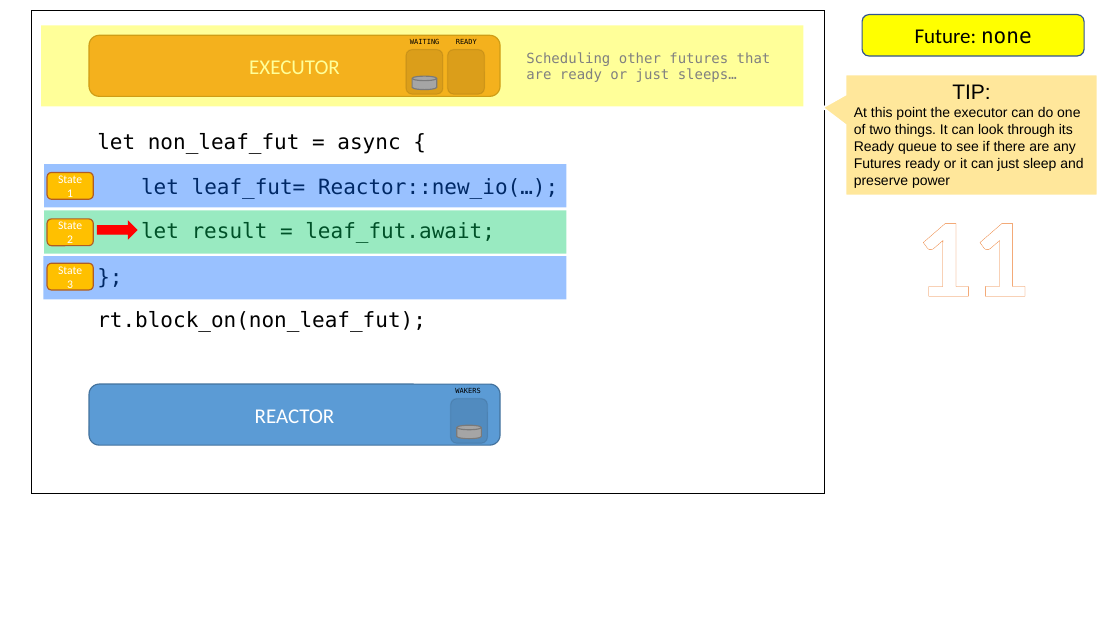
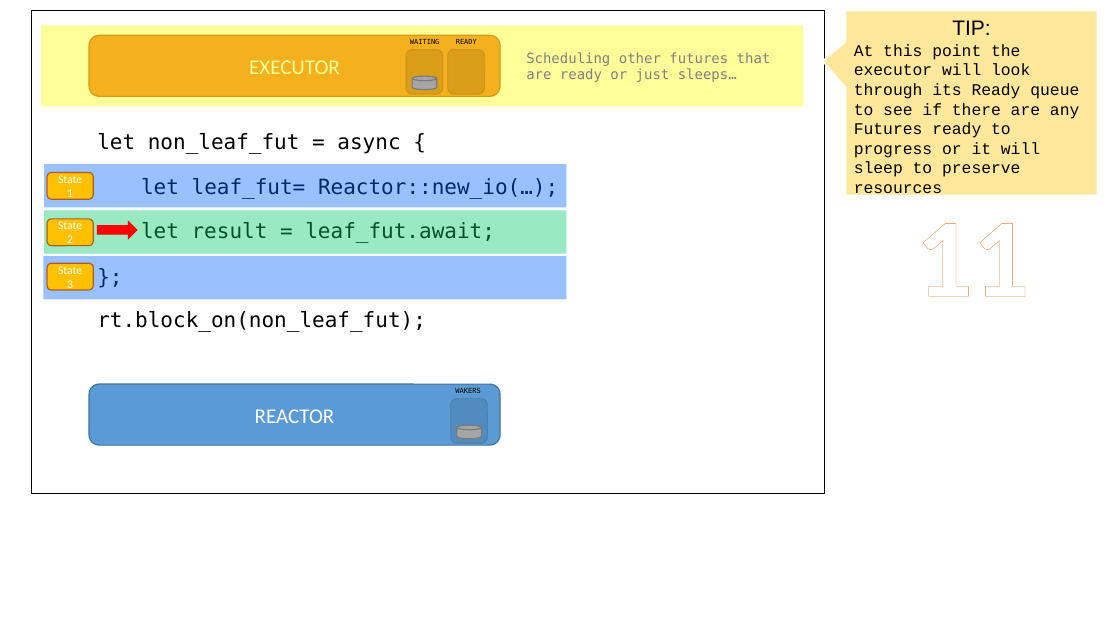
Before and after one commit to pedromfedricci/books-futures-explained, a slide deck: slide 12 of resources/futures_animation.pptx. Drawn at 1120x630 pixels with LibreOffice and Linux fonts; fonts in the diff are those of the drawing. Boxes give left, top, right and bottom in pixels: in the first picture for what was removed or moved away, otherwise in the second. Text is boxed around its words. In the diff, an @@ line names an element or a change of style, - is before the commit and + after.

```diff
--- a/resources/futures_animation.pptx
+++ b/resources/futures_animation.pptx
@@ speech box "TIP:": place and size @@
-speech box "TIP:" at [846,75,1098,196]
+speech box "TIP:" at [846,11,1098,196]
@@ rounded rectangle removed at [862,14,1084,55] @@
-Future: none
@@ text in speech box at [854,44,1079,198]: text changed; size 12 to 14 pt; font Arial to Courier New @@
-At this point the executor can do one of two things. It can look through its Ready queue to see if there are any Futures ready or it can just sleep and preserve power
+At this point the executor will look through its Ready queue to see if there are any Futures ready to progress or it will sleep to preserve resources
```
Also in this commit, not shown: 18 other slides changed, 20 other files.
